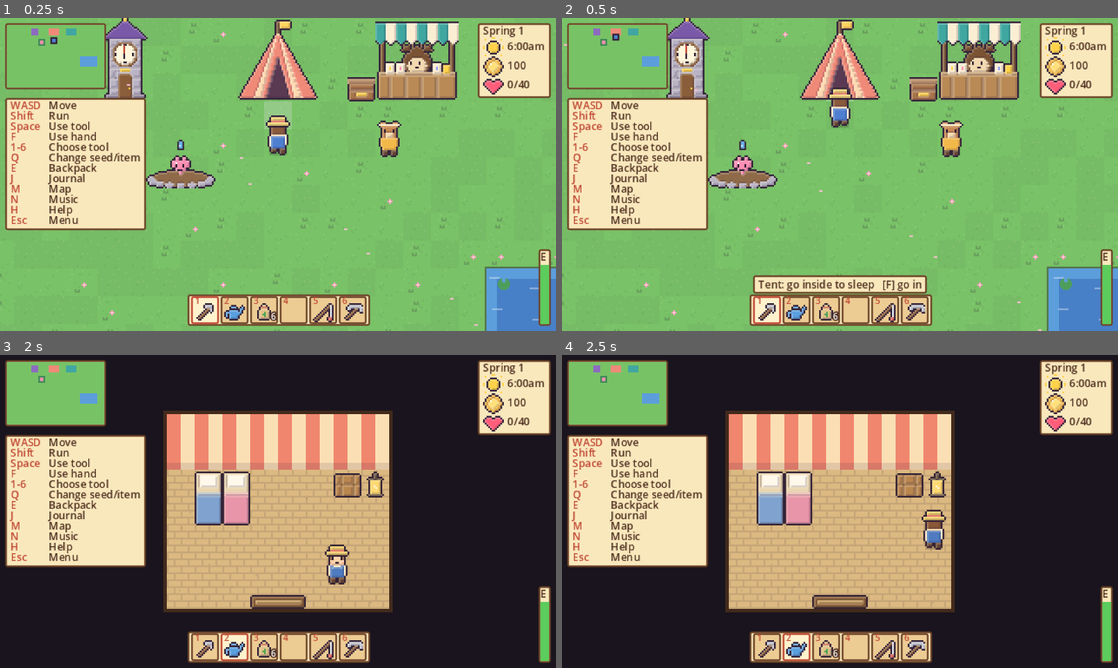
Above: before the commit, frames 1-4 (two rows, left to right).
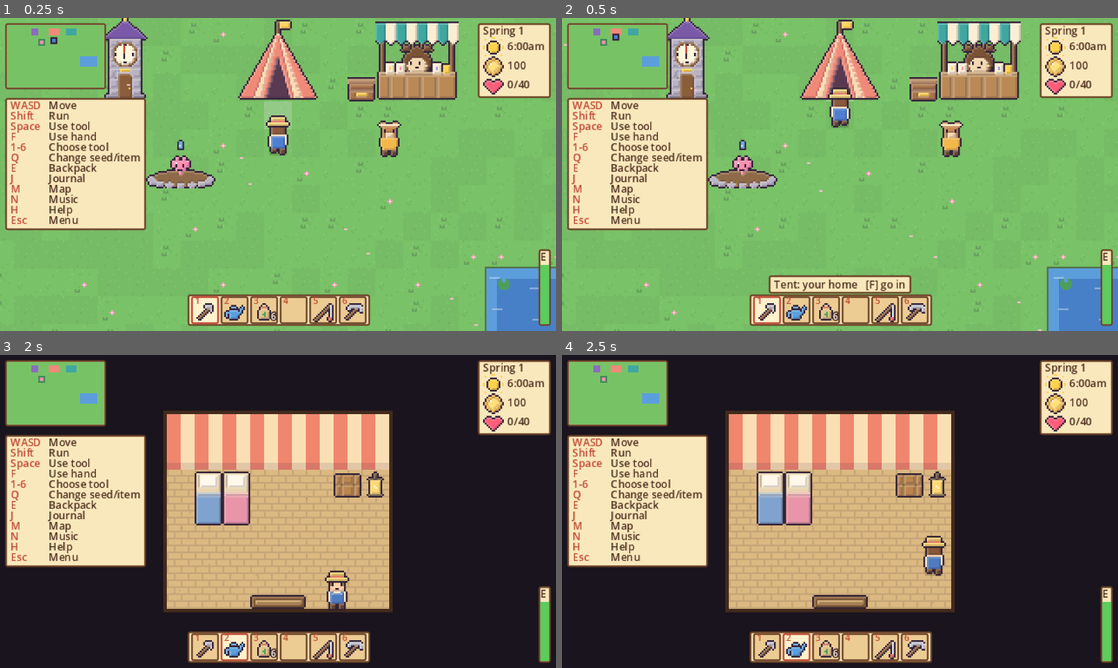
Above: after the commit, the same moments.

Repository: chowmein3/Bloom-In-Progress
Game: Godot game, scene res://tests/home_test.tscn
Two runs of this game, one before a commit and one after it. Both use one fixed random seed, a clock stepped at 60 frames per second and the inputs below. This scene is started directly instead of the project's main scene.
Inputs (mouse positions are in pixels of both pictures, inside the frame that each line leads up to):
- Up to frame 1 (0.25 s): no input
- Up to frame 2 (0.5 s): no input
- Up to frame 3 (2 s): move the mouse to (400, 495) at 0.52 s; hold D (move_right) 0.53-1.28 s; hold Space (use) 0.53-1.28 s; click (400, 495) at 0.67 s; move the mouse to (166, 527) at 1.27 s; hold S (move_down) from 1.28 s (still down); tap Tab (cycle_tool) at 1.35 s; tap Space (use) at 1.55 s
- Up to frame 4 (2.5 s): move the mouse to (895, 442) at 2.02 s; release S (move_down) at 2.03 s; hold D (move_right) from 2.03 s (still down); hold F (interact) from 2.03 s (still down); tap Space (use) at 2.3 s

Frame 1 is identical in both runs. In frame 2, 0.8% of the frame differs, in the area x 34-66%, y 82-89%; in frame 3, 0.7%; in frame 4, 0.7%.

Commit message:
Fill the whole screen, enter doors by hand, and start with the pickaxe
Fullscreen: the window used integer scaling, which left borders on any
screen that isn't an exact multiple of 320x180 (most Macs). Switch to
fractional scaling with an expanding view so it fills every screen
shape, and make the room camera, weather, fishing prompt and time
animation read the real view size.

Doors: walking into the home's door or the cave mouth no longer goes
in. Going in is a hand action (F, or the tool key when the tool has
nothing to do there). Walking down off the mat or ladder still leaves.

Pickaxe: it had to be bought before it worked, but its slot was always
on the tool bar, so it looked broken. Every gardener now has one from
the start and Bristle no longer sells it.

Co-Authored-By: Claude Fable 5.2 <noreply@anthropic.com>
Claude-Session: https://claude.ai/code/session_01P4wXAqoxH1Q6JyERT6CDg1

Diff:
--- a/project.godot
+++ b/project.godot
@@ -27,7 +27,8 @@
 window/size/window_width_override=1280
 window/size/window_height_override=720
 window/stretch/mode="canvas_items"
-window/stretch/scale_mode="integer"
+window/stretch/aspect="expand"
+window/stretch/scale_mode="fractional"
 
 [rendering]
 
--- a/scripts/fishing.gd
+++ b/scripts/fishing.gd
@@ -26,7 +26,7 @@
 	layer = 14
 	_font = ThemeDB.fallback_font
 	_canvas = Control.new()
-	_canvas.set_anchors_preset(Control.PRESET_FULL_RECT)
+	_canvas.size = Vector2(320, 180)  # drawn at 320x180, centred in the window
 	_canvas.mouse_filter = Control.MOUSE_FILTER_IGNORE
 	_canvas.draw.connect(_paint)
 	add_child(_canvas)
@@ -62,6 +62,7 @@
 func _process(delta: float) -> void:
 	if stage == "":
 		return
+	_canvas.position = (get_viewport().get_visible_rect().size - _canvas.size) / 2.0
 	_t += delta
 	match stage:
 		"wait":
--- a/scripts/game_state.gd
+++ b/scripts/game_state.gd
@@ -80,7 +80,6 @@
 	],
 	"coop": [{"name": "Chicken Coop", "cost": 800, "blurb": "A home for up to four hens"}],
 	"barn": [{"name": "Barn", "cost": 2000, "blurb": "A home for up to two cows"}],
-	"pickaxe": [{"name": "Pickaxe", "cost": 200, "blurb": "Breaks the rocks in the mine"}],
 	"home": [
 		{"name": "Cabin", "cost": 1500, "blurb": "A roomier home with a stove for cooking. +15 energy each morning"},
 		{"name": "Cottage", "cost": 5000, "blurb": "Fireplace and all. +30 energy each morning"},
@@ -793,13 +792,13 @@
 			return "Ladder: walk down to climb out" if is_in_mine(cell) else "Door mat: walk down to go outside"
 		return ""
 	if is_tent(cell):
-		return "%s: go inside to sleep" % HOME_NAMES[home_level()]
+		return "%s: your home" % HOME_NAMES[home_level()]
 	if is_stall(cell):
 		return "Bristle's stall: sell plants, buy seeds and more"
 	if is_tower(cell):
 		return "Clock tower: set any date and time"
 	if is_mine_entrance(cell):
-		return "Mine: rocks and ore inside (bring a pickaxe)"
+		return "Mine: rocks and ore inside"
 	if upgrade_level("coop") > 0 and COOP_RECT.has_point(cell):
 		return "Chicken coop"
 	if upgrade_level("barn") > 0 and BARN_RECT.has_point(cell):
@@ -902,7 +901,7 @@
 	return _request("deliver", player_id, [])
 
 
-## Break a rock in the mine (needs the pickaxe).
+## Break a rock in the mine with the pickaxe.
 func request_mine(player_id: int, cell: Vector2i) -> bool:
 	return _request("mine", player_id, [cell])
 
@@ -1140,9 +1139,6 @@
 
 func _do_mine(player_id: int, cell: Vector2i) -> bool:
 	if not ORES.has(object_kind(cell)):
-		return false
-	if upgrade_level("pickaxe") < 1:
-		_notify(player_id, "That needs a pickaxe. Bristle sells one")
 		return false
 	if not _spend(player_id, COST_MINE):
 		return false
--- a/scripts/main.gd
+++ b/scripts/main.gd
@@ -125,6 +125,7 @@
 	_camera = Camera2D.new()
 	player.add_child(_camera)
 	player.area_changed.connect(_on_area_changed)
+	get_viewport().size_changed.connect(_on_area_changed)
 
 	_light = CanvasModulate.new()
 	add_child(_light)
@@ -466,11 +467,14 @@
 	_refresh_visitor()
 	var inside: bool = player.call("indoors")
 	if inside:
+		# Centre the room whatever shape the window is (it may be wider or
+		# taller than 320x180 in fullscreen).
 		var middle: Vector2 = _mine.call("centre") if GameState.is_in_mine(player.call("cell")) else _interior.call("centre")
-		_camera.limit_left = int(middle.x) - 160
-		_camera.limit_right = int(middle.x) + 160
-		_camera.limit_top = int(middle.y) - 90
-		_camera.limit_bottom = int(middle.y) + 90
+		var half: Vector2 = get_viewport().get_visible_rect().size / 2.0
+		_camera.limit_left = int(middle.x - half.x)
+		_camera.limit_right = int(middle.x + half.x)
+		_camera.limit_top = int(middle.y - half.y)
+		_camera.limit_bottom = int(middle.y + half.y)
 	else:
 		_camera.limit_left = 0
 		_camera.limit_top = 0
--- a/scripts/player.gd
+++ b/scripts/player.gd
@@ -125,12 +125,9 @@
 		var step: Vector2 = dir.normalized() * SPEED * pace * delta
 		_try_move(Vector2(step.x, 0))
 		if not _try_move(Vector2(0, step.y)):
-			# Walking into the home's door goes in; walking down off the mat goes out.
-			if step.y < 0.0 and not indoors() and _cell_at(position + Vector2(0, step.y - 6.0)) == GameState.home_door():
-				go_inside()
-			elif step.y < 0.0 and not indoors() and GameState.is_mine_entrance(_cell_at(position + Vector2(0, step.y - 6.0))):
-				go_into_mine()
-			elif step.y > 0.0 and indoors() and GameState.is_exit_mat(cell()):
+			# Going in is done by hand (F on the door or cave mouth). Walking
+			# down off the door mat or ladder goes back out.
+			if step.y > 0.0 and indoors() and GameState.is_exit_mat(cell()):
 				go_outside()
 		var stride_before: int = int(_walk * 4.5)
 		_walk += delta * pace
@@ -385,6 +382,8 @@
 		use_hand()
 	elif tool_index == ROD_TOOL:
 		GameState.notice.emit("Face the pond to cast")
+	elif tool_index == PICK_TOOL:
+		GameState.notice.emit("Nothing to break here. Rocks and ore are in the mine")
 
 
 ## Eats the held meal or sets the held thing down. False when it had
--- a/scripts/rain.gd
+++ b/scripts/rain.gd
@@ -10,6 +10,8 @@
 
 
 func _process(delta: float) -> void:
+	var view: Vector2 = get_viewport().get_visible_rect().size
+	scale = Vector2.ONE * maxf(view.x / 320.0, view.y / 180.0)  # cover wider or taller windows
 	_t += delta
 	queue_redraw()
 
--- a/scripts/shop.gd
+++ b/scripts/shop.gd
@@ -124,7 +124,7 @@
 	match tab:
 		"Sell": _fill_sell()
 		"Seeds": _fill_seeds()
-		"Tools": _fill_upgrades(["hoe", "can", "pickaxe"])
+		"Tools": _fill_upgrades(["hoe", "can"])
 		"Animals": _fill_animals()
 		"Home": _fill_upgrades(["home"])
 		"Decor": _fill_decor()
@@ -233,7 +233,7 @@
 			house.stretch_mode = TextureRect.STRETCH_KEEP_ASPECT_CENTERED
 			icon = house
 		else:
-			icon = Ui.picture(_icons, Rect2(int({"hoe": 0, "can": 1, "pickaxe": 12}.get(kind, 0)) * 12, 0, 12, 12))
+			icon = Ui.picture(_icons, Rect2(int({"hoe": 0, "can": 1}.get(kind, 0)) * 12, 0, 12, 12))
 		if next.is_empty():
 			_row(icon, have, "The best there is. Nothing more to buy.", "", [])
 			continue
--- a/scripts/time_warp.gd
+++ b/scripts/time_warp.gd
@@ -26,7 +26,7 @@
 	layer = 12
 	_font = ThemeDB.fallback_font
 	_canvas = Control.new()
-	_canvas.set_anchors_preset(Control.PRESET_FULL_RECT)
+	_canvas.size = SIZE  # drawn at 320x180, then scaled to cover the window
 	_canvas.mouse_filter = Control.MOUSE_FILTER_IGNORE
 	_canvas.draw.connect(_paint)
 	add_child(_canvas)
@@ -45,6 +45,10 @@
 func _process(delta: float) -> void:
 	if not playing:
 		return
+	var view: Vector2 = get_viewport().get_visible_rect().size
+	var cover: float = maxf(view.x / SIZE.x, view.y / SIZE.y)
+	_canvas.scale = Vector2(cover, cover)
+	_canvas.position = (view - SIZE * cover) / 2.0
 	_t += delta
 	if _t >= LENGTH:
 		playing = false
--- a/tests/home_test.gd
+++ b/tests/home_test.gd
@@ -32,7 +32,9 @@
 	print("going inside")
 	_expect(not player.call("indoors"), "the game starts out in the garden")
 	await _hold(KEY_W, 1.2)
-	_expect(player.call("indoors"), "walking up into the tent's door goes inside")
+	_expect(not player.call("indoors") and str(player.call("hand_hint")) == "go in", "walking up to the tent stops at the door; the hand offers to go in")
+	await _tap(KEY_F)
+	_expect(player.call("indoors"), "F on the door goes inside")
 	_expect(GameState.can_walk(player.call("cell")), "standing on the room's floor")
 	await _wait(0.2)
 	await _shot("home_1_tent_inside")
@@ -300,11 +302,12 @@
 	await _tap(KEY_ESCAPE)
 
 	print("the mine")
-	GameState.request_buy_upgrade(P, "pickaxe")
 	var mouth := Vector2i(GameState.MINE_RECT.position.x, GameState.MINE_RECT.end.y)
 	player.position = Vector2((mouth.x + 0.5) * 16, mouth.y * 16 + 12)
 	await _hold(KEY_W, 0.5)
-	_expect(GameState.is_in_mine(player.call("cell")), "walking into the cave mouth leads down into the mine")
+	_expect(not player.call("indoors") and str(player.call("hand_hint")) == "go in", "walking up to the cave mouth stops there")
+	await _tap(KEY_SPACE)
+	_expect(GameState.is_in_mine(player.call("cell")), "Space (the hand, as the tool has nothing to do) goes down into the mine")
 	await _wait(0.3)
 	await _shot("home_6m_mine")
 	var rock := Vector2i(-1, -1)
@@ -318,7 +321,7 @@
 	_expect(GameState.objects.has(rock), "a bare hand can't break it")
 	await _tap(KEY_6)
 	await _tap(KEY_SPACE)
-	_expect(not GameState.objects.has(rock), "the pickaxe (6) does")
+	_expect(not GameState.objects.has(rock), "the pickaxe (6) does, with no need to buy one")
 	player.call("go_into_mine")
 	_key(KEY_S, true)
 	for i in 40:
--- a/tests/test_runner.gd
+++ b/tests/test_runner.gd
@@ -584,9 +584,9 @@
 			rocks.append(at)
 	check(rocks.size() >= 10 and GameState.is_mine_entrance(Vector2i(25, 2)) and not GameState.can_walk(Vector2i(25, 2)), "the mine has an entrance in the garden and rocks inside")
 	check(not GameState.can_walk(rocks[0]) and GameState.can_walk(Vector2i(cave.position.x + 6, cave.end.y - 1)), "rocks block the way; the ladder tile is always clear")
-	check(not GameState.request_mine(P, rocks[0]) and not GameState.request_harvest(P, rocks[0]), "rocks need a pickaxe")
+	check(not GameState.request_harvest(P, rocks[0]), "a bare hand can't lift a rock")
 	GameState.coins = 500
-	check(GameState.request_buy_upgrade(P, "pickaxe") and GameState.request_mine(P, rocks[0]), "with one, a rock breaks")
+	check(GameState.request_mine(P, rocks[0]), "the pickaxe every gardener starts with breaks it")
 	var got: int = GameState.item_count("stone") + GameState.item_count("copper") + GameState.item_count("goldore") + GameState.item_count("amethyst")
 	check(got >= 1 and not GameState.objects.has(rocks[0]) and GameState.get_energy(P) == 98, "giving stone or ore for 2 energy")
 	check(not GameState.request_place(P, rocks[0], "path"), "nothing can be built down there")
Not shown, changed: packaging/How to play.txt
Not shown, changed: CLAUDE.md
Not shown, changed: docs/DESIGN.md
